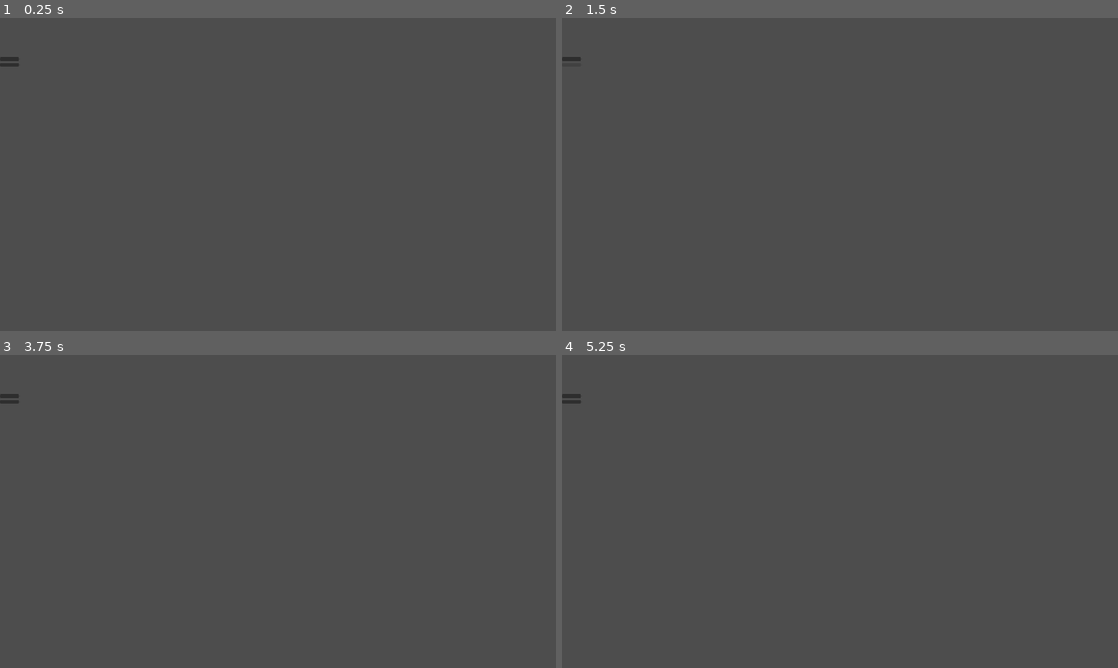
Above: before the commit, frames 1-4 (two rows, left to right).
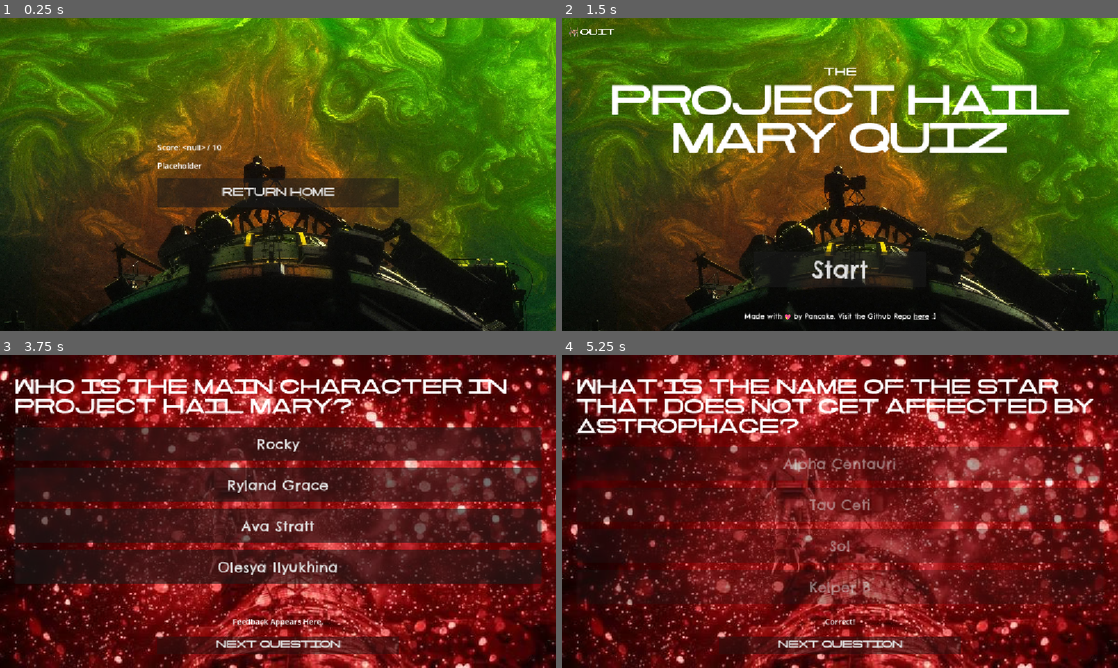
Above: after the commit, the same moments.

Repository: Pixelated-Pancake/PHM-Quiz
Game: Godot game, scene res://Scenes/ResultsScreen.tscn
The game is run twice, just before and just after one commit, with the same random seed, the same clock (stepped at 60 frames per second) and the same inputs. This scene is started directly instead of the project's main scene.
Inputs (mouse positions are in pixels of both pictures, inside the frame that each line leads up to; where the layout moved, square brackets give the same spot in the first picture):
- Up to frame 1 (0.25 s): no input
- Up to frame 2 (1.5 s): click (573, 58) at 0.52 s; click (840, 193) [573, 64] at 1.25 s
- Up to frame 3 (3.75 s): click (11, 395) at 2.02 s; click (11, 395) at 2.77 s; click (278, 605) at 3.5 s, where only the run after the commit has a clickable "Start"
- Up to frame 4 (5.25 s): click (840, 646) at 4.25 s, where only the run after the commit has a clickable "Next Question"; click (840, 505) at 5 s, where only the run after the commit has a clickable "Tau Ceti"

The runs differ from the first frame. In frame 1, 100% of the frame differs, in the area x 0-100%, y 0-100%; in frame 2, 100%; in frame 3, 100%; in frame 4, 100%.
Error after the commit: Invalid call. Nonexistent 'float' constructor. (res://Scripts/results_screen.gd:12)

Commit message:
semi final

Diff:
--- a/phm-quiz/Scenes/QuizScreen.tscn
+++ b/phm-quiz/Scenes/QuizScreen.tscn
@@ -4,9 +4,6 @@
 [ext_resource type="Texture2D" uid="uid://t5k3g5w3r3tn" path="res://Assets/QuizScreen/PHMWallpaper.jpeg" id="1_j5nep"]
 [ext_resource type="FontFile" uid="uid://4bore8t1cmud" path="res://Assets/Fonts/Hail_Mary_Sans_v2.ttf" id="2_int8w"]
 [ext_resource type="FontFile" uid="uid://dcf4wa6y606v2" path="res://Assets/Fonts/ChelseaMarket-Regular.ttf" id="3_00it4"]
-
-[sub_resource type="StyleBoxEmpty" id="StyleBoxEmpty_j5nep"]
-content_margin_top = 19.0
 
 [sub_resource type="StyleBoxFlat" id="StyleBoxFlat_85gu0"]
 bg_color = Color(0.16078432, 0.05882353, 0.05882353, 0.5764706)
@@ -49,30 +46,6 @@
 [node name="TopBar" type="HBoxContainer" parent="MarginContainer/MainLayout" unique_id=990934117]
 layout_mode = 2
 size_flags_vertical = 0
-
-[node name="QuestionNumber" type="Label" parent="MarginContainer/MainLayout/TopBar" unique_id=1273727153]
-layout_mode = 2
-theme_override_fonts/font = ExtResource("2_int8w")
-text = "Question: 1 / 10 "
-
-[node name="Control" type="Control" parent="MarginContainer/MainLayout/TopBar" unique_id=755255153]
-layout_mode = 2
-size_flags_horizontal = 3
-
-[node name="ScoreLabel" type="Label" parent="MarginContainer/MainLayout/TopBar" unique_id=717885559]
-layout_mode = 2
-theme_override_fonts/font = ExtResource("2_int8w")
-text = "Score: 0"
-
-[node name="ProgressBar" type="ProgressBar" parent="MarginContainer/MainLayout" unique_id=1287061272]
-custom_minimum_size = Vector2(0, 30)
-layout_mode = 2
-theme_override_fonts/font = ExtResource("2_int8w")
-theme_override_font_sizes/font_size = 15
-theme_override_styles/background = SubResource("StyleBoxEmpty_j5nep")
-max_value = 10.0
-step = 1.0
-value = 1.0
 
 [node name="QuestionLabel" type="Label" parent="MarginContainer/MainLayout" unique_id=1330346184]
 layout_mode = 2
--- a/phm-quiz/Scenes/ResultsScreen.tscn
+++ b/phm-quiz/Scenes/ResultsScreen.tscn
@@ -1,4 +1,8 @@
 [gd_scene format=3 uid="uid://b5c36mjjyv1in"]
+
+[ext_resource type="Script" uid="uid://bls1ip0j3asjo" path="res://Scripts/results_screen.gd" id="1_jxlxw"]
+[ext_resource type="Texture2D" uid="uid://c7u35hbeur7gk" path="res://Assets/Homescreen/PHMBackground.jpg" id="2_gnyy0"]
+[ext_resource type="FontFile" uid="uid://4bore8t1cmud" path="res://Assets/Fonts/Hail_Mary_Sans_v2.ttf" id="2_jxlxw"]
 
 [node name="ResultsScreen" type="Control" unique_id=1616165216]
 layout_mode = 3
@@ -7,28 +11,48 @@
 anchor_bottom = 1.0
 grow_horizontal = 2
 grow_vertical = 2
+script = ExtResource("1_jxlxw")
 
-[node name="Background" type="TextureRect" parent="." unique_id=1840303422]
-layout_mode = 0
-offset_right = 40.0
-offset_bottom = 40.0
+[node name="TextureRect" type="TextureRect" parent="." unique_id=126331793]
+layout_mode = 1
+anchors_preset = 15
+anchor_right = 1.0
+anchor_bottom = 1.0
+offset_left = -120.0
+offset_top = -69.0
+offset_right = 1459.0
+offset_bottom = 819.0
+grow_horizontal = 2
+grow_vertical = 2
+scale = Vector2(0.5, 0.5)
+texture = ExtResource("2_gnyy0")
 
-[node name="MainLayout" type="VBoxContainer" parent="." unique_id=206391802]
-layout_mode = 0
-offset_right = 40.0
-offset_bottom = 40.0
+[node name="CenterContainer" type="CenterContainer" parent="." unique_id=839531001]
+layout_mode = 1
+anchors_preset = 15
+anchor_right = 1.0
+anchor_bottom = 1.0
+grow_horizontal = 2
+grow_vertical = 2
 
-[node name="ResultsTitle" type="Label" parent="MainLayout" unique_id=1680234747]
+[node name="MainLayout" type="VBoxContainer" parent="CenterContainer" unique_id=206391802]
 layout_mode = 2
+theme_override_constants/separation = 15
+alignment = 1
 
-[node name="ScoreLabel" type="Label" parent="MainLayout" unique_id=354078431]
+[node name="ScoreLabel" type="Label" parent="CenterContainer/MainLayout" unique_id=354078431]
 layout_mode = 2
+text = "Placeholder"
 
-[node name="PercentageLabel" type="Label" parent="MainLayout" unique_id=1869945855]
+[node name="PercentageLabel" type="Label" parent="CenterContainer/MainLayout" unique_id=1869945855]
 layout_mode = 2
+text = "Placeholder"
 
-[node name="RestartButton" type="Button" parent="MainLayout" unique_id=2049426493]
+[node name="HomeButton" type="Button" parent="CenterContainer/MainLayout" unique_id=1759889746]
+custom_minimum_size = Vector2(500, 60)
+custom_maximum_size = Vector2(600, -1)
 layout_mode = 2
+theme_override_fonts/font = ExtResource("2_jxlxw")
+text = "Return Home"
 
-[node name="HomeButton" type="Button" parent="MainLayout" unique_id=1759889746]
-layout_mode = 2
+[connection signal="pressed" from="CenterContainer/MainLayout/HomeButton" to="." method="_on_home_button_pressed"]
--- a/phm-quiz/Scenes/homescreen.tscn
+++ b/phm-quiz/Scenes/homescreen.tscn
@@ -94,6 +94,7 @@
 offset_right = 1511.0
 offset_bottom = 511.0
 scale = Vector2(0.07, 0.07)
+mouse_default_cursor_shape = 2
 texture_normal = ExtResource("5_sxoqs")
 script = ExtResource("6_bgtb3")
 
--- a/phm-quiz/Scripts/QuizScreen.gd
+++ b/phm-quiz/Scripts/QuizScreen.gd
@@ -24,7 +24,7 @@
 			"correct": 1
 		},
 		{
-			"question": "What was the the microorganism that was discovered on the Petrova Line?",
+			"question": "What's the microorganism that was discovered on the Petrova Line?",
 			"options": ["Taumoeba", "Eridian", "Astrophage", "Ceti"],
 			"correct": 2
 		},
@@ -32,6 +32,42 @@
 			"question": "Who leads the team who try to investigate Astrophage?",
 			"options":["Ava Stratt", "Carl", "Rocky", "Ryland"],
 			"correct": 0
+		},
+		{
+			"question": "What is Rocky's species called?",
+			"options": ["Eridians", "Taumoebans", "Astrophages", "Hail Marys"],
+			"correct": 0
+		},
+		{
+			"question": "What is the primary purpose of the Hail Mary mission?",
+			"options": [
+				"Colonise another planet", "Destroy an asteroid", "Find a solution to the astrophage crisis", "Establish contact with aliens"],
+			"correct": 2
+		},
+		{
+			"question": "What does Rocky use to communicate with Grace initially?",
+			"options": [
+				"Radio waves",
+				"A musical instrument",
+				"Written messages",
+				"Light signals"
+			],
+			"correct": 1
+		},
+		{
+			"question": "What is the name of the planet Rocky's species inhabits?",
+			"options": ["Adrian", "Erid", "Venus", "Tau Ceti"],
+			"correct": 1
+		},
+		{
+			"question": "What is the material Rocky uses to construct his ship?",
+			"options": ["Steel", "Xenonite", "Titanium", "Graphene"],
+			"correct": 1
+		},
+		{
+			"question": "What is Grace's profession before the Hail Mary mission?",
+			"options": ["Astronaut", "Middle-school science teacher", "Military pilot", "Engineer"],
+			"correct": 1
 		}
 	]
 
@@ -115,6 +151,7 @@
 
 	if current_question >= questions.size():
 		print("Quiz completed!")
+		get_tree().set_meta("final_score", score)
 		get_tree().change_scene_to_file("res://Scenes/ResultsScreen.tscn")
 		return
 
--- /dev/null
+++ b/phm-quiz/Scripts/results_screen.gd
@@ -0,0 +1,20 @@
+extends Control
+
+var final_score = 0
+var total_questions = 10
+
+func _ready():
+
+	final_score = get_tree().get_meta("final_score")
+
+	$CenterContainer/MainLayout/ScoreLabel.text = "Score: " + str(final_score) + " / " + str(total_questions)
+
+	var percentage = (float(final_score) / total_questions) * 100
+
+	$CenterContainer/MainLayout/PercentageLabel.text = "You scored " + str(int(percentage)) + "%"
+
+
+
+
+func _on_home_button_pressed():
+	get_tree().change_scene_to_file("res://Scenes/homescreen.tscn")
Binary file added: phm-quiz/Assets/ResultsScreen/PHMWallpaper2.jpeg
Not shown, added: phm-quiz/Assets/ResultsScreen/PHMWallpaper2.jpeg.import
Binary file added: phm-quiz/Assets/ResultsScreen/PHMWallpaper3.jpg
Not shown, added: phm-quiz/Assets/ResultsScreen/PHMWallpaper3.jpg.import
Not shown, added: phm-quiz/Scripts/results_screen.gd.uid
